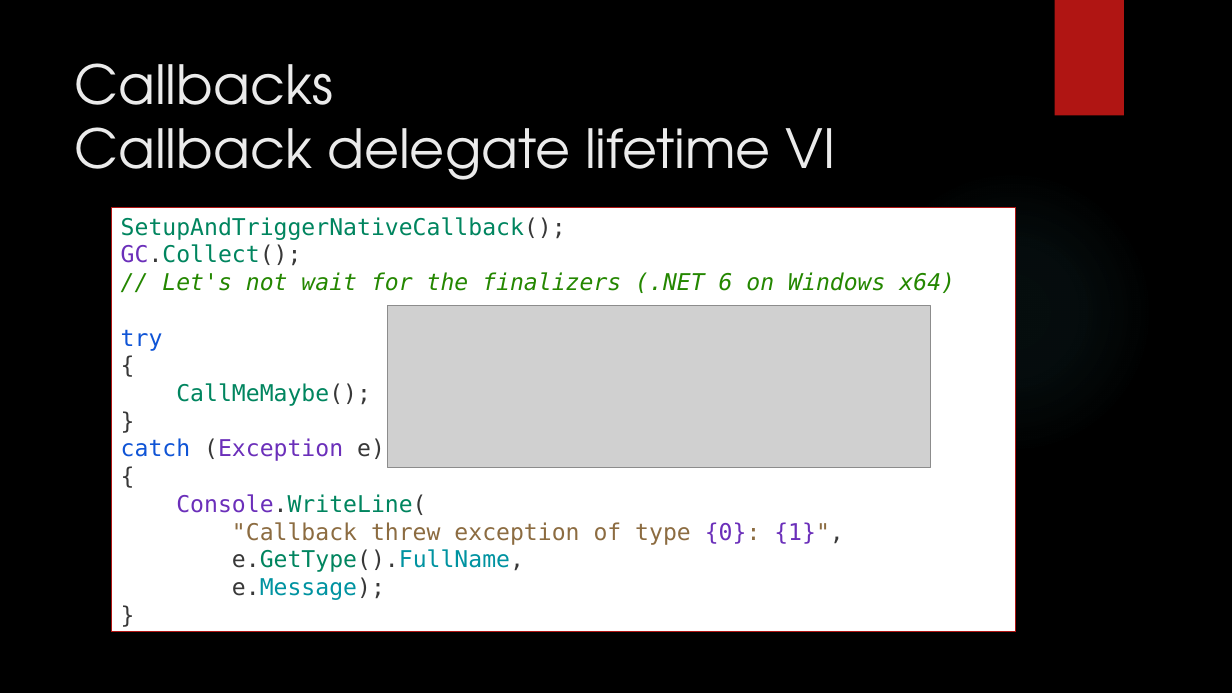
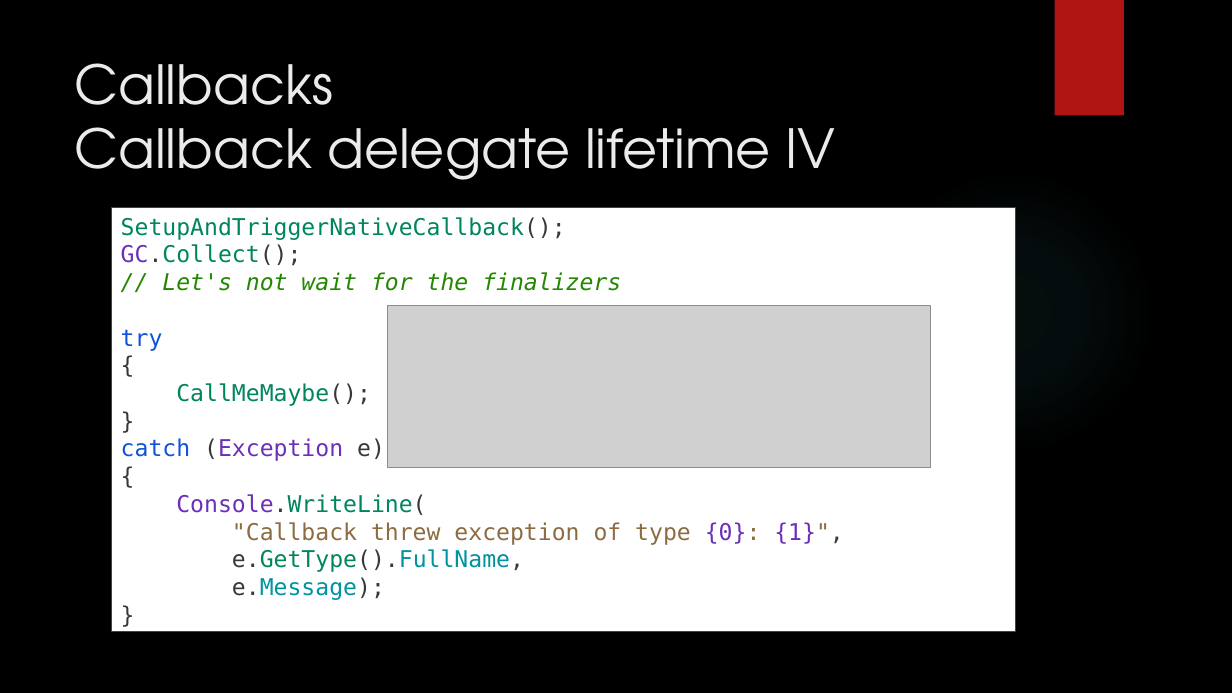
Before and after one commit to dennisdietrich/UnsafeCSharp, a slide deck: slide 45 of doc/Introduction to unsafe C#.pptx. Drawn at 1232x693 pixels with LibreOffice and Linux fonts; fonts in the diff are those of the drawing; grey boxes stand for pictures; background and template pictures are left out. Boxes give left, top, right and bottom in pixels: in the first picture for what was removed or moved away, otherwise in the second. Text is boxed around its words. In the diff, an @@ line names an element or a change of style, - is before the commit and + after.

Commit message:
Fixed slide 45

```diff
--- a/doc/Introduction to unsafe C#.pptx
+++ b/doc/Introduction to unsafe C#.pptx
@@ title at (75,63,836,180): text changed @@
-Callbacks
-Callback delegate lifetime VI
+Callbacks
+Callback delegate lifetime IV
@@ text in rectangle at (121,217,621,515): text changed @@
-SetupAndTriggerNativeCallback();
-GC.Collect();
-// Let's not wait for the finalizers (.NET 6 on Windows x64)
-try
-{
-CallMeMaybe();
-}
-catch (Exception e)
-{
-Console.WriteLine(
+SetupAndTriggerNativeCallback();
+GC.Collect();
+// Let's not wait for the finalizers
+try
+{
+CallMeMaybe();
+}
+catch (Exception e)
+{
+Console.WriteLine(
```
